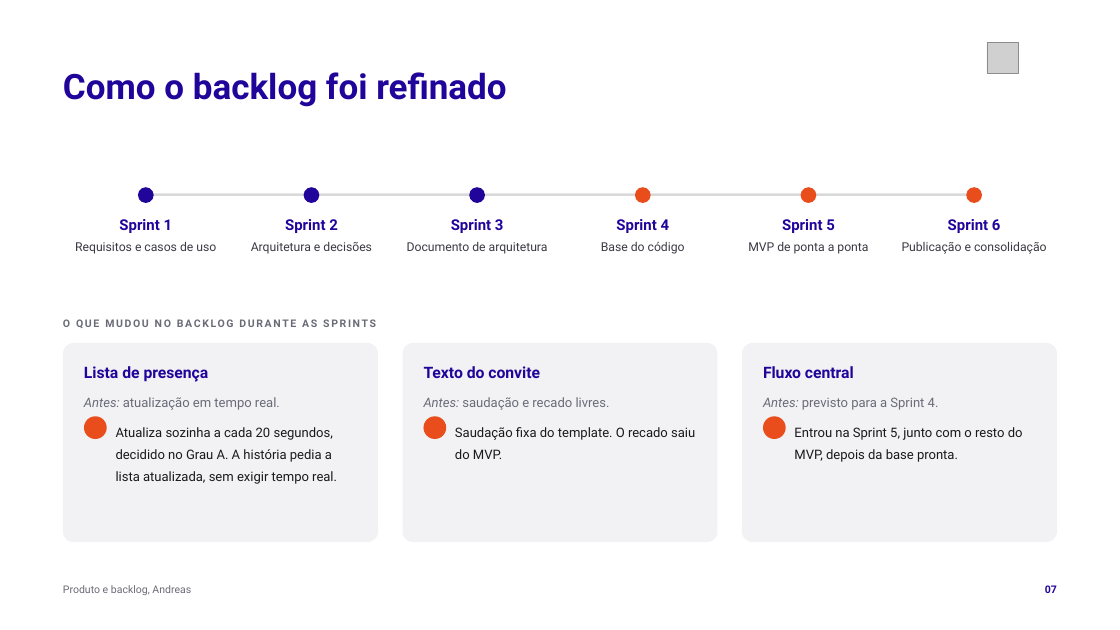
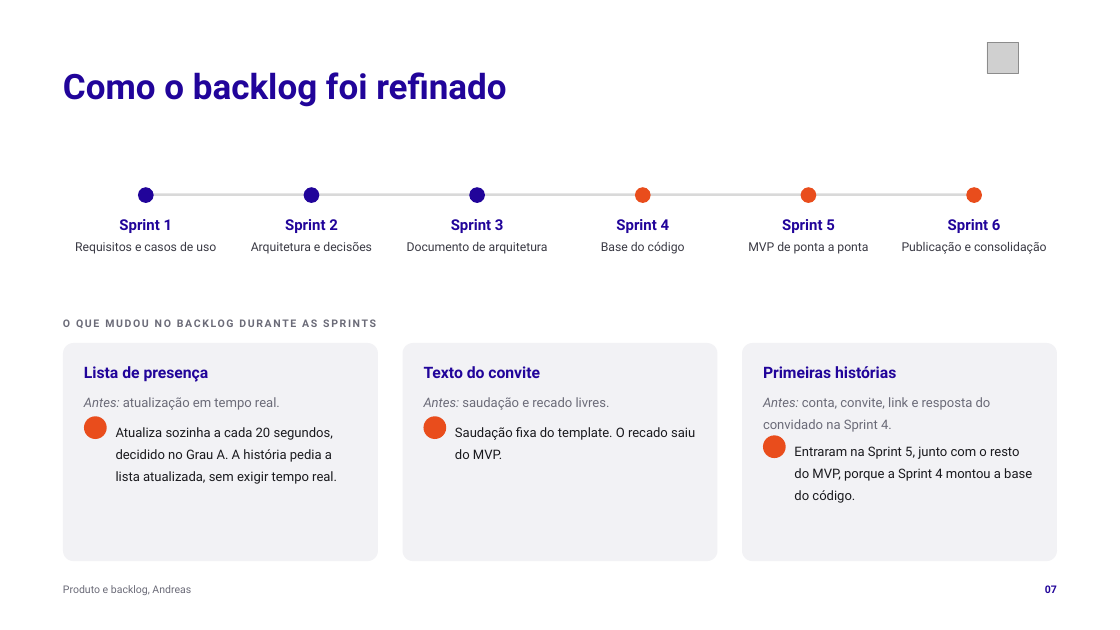
Before and after one commit to tcpassos/invite-app, a slide deck: slide 7 of trabalhos/T4-Pitch-Final.pptx. Drawn at 1120x630 pixels with LibreOffice and Linux fonts; fonts in the diff are those of the drawing; grey boxes stand for pictures; background and template pictures are left out. Boxes give left, top, right and bottom in pixels: in the first picture for what was removed or moved away, otherwise in the second. Text is boxed around its words. In the diff, an @@ line names an element or a change of style, - is before the commit and + after.

```diff
--- a/trabalhos/T4-Pitch-Final.pptx
+++ b/trabalhos/T4-Pitch-Final.pptx
@@ rounded rectangle: place and size @@
-rounded rectangle at [742, 343, 1057, 542]
+rounded rectangle at [742, 343, 1057, 561]
@@ rounded rectangle at [742, 343, 1057, 561]: proportions changed @@
@@ text at [763, 366, 896, 378]: text changed @@
-Fluxo central
+Primeiras histórias
@@ text at [763, 397, 991, 432]: text changed @@
-Antes: previsto para a Sprint 4.
+Antes: conta, convite, link e resposta do convidado na Sprint 4.
@@ ellipse: place and size @@
-ellipse at [763, 417, 786, 439]
+ellipse at [763, 435, 786, 458]
@@ text at [794, 446, 1032, 503]: text changed @@
-Entrou na Sprint 5, junto com o resto do MVP, depois da base pronta.
+Entraram na Sprint 5, junto com o resto do MVP, porque a Sprint 4 montou a base do código.
```
Also in this commit, not shown: 1 other slide changed, 4 other files.
